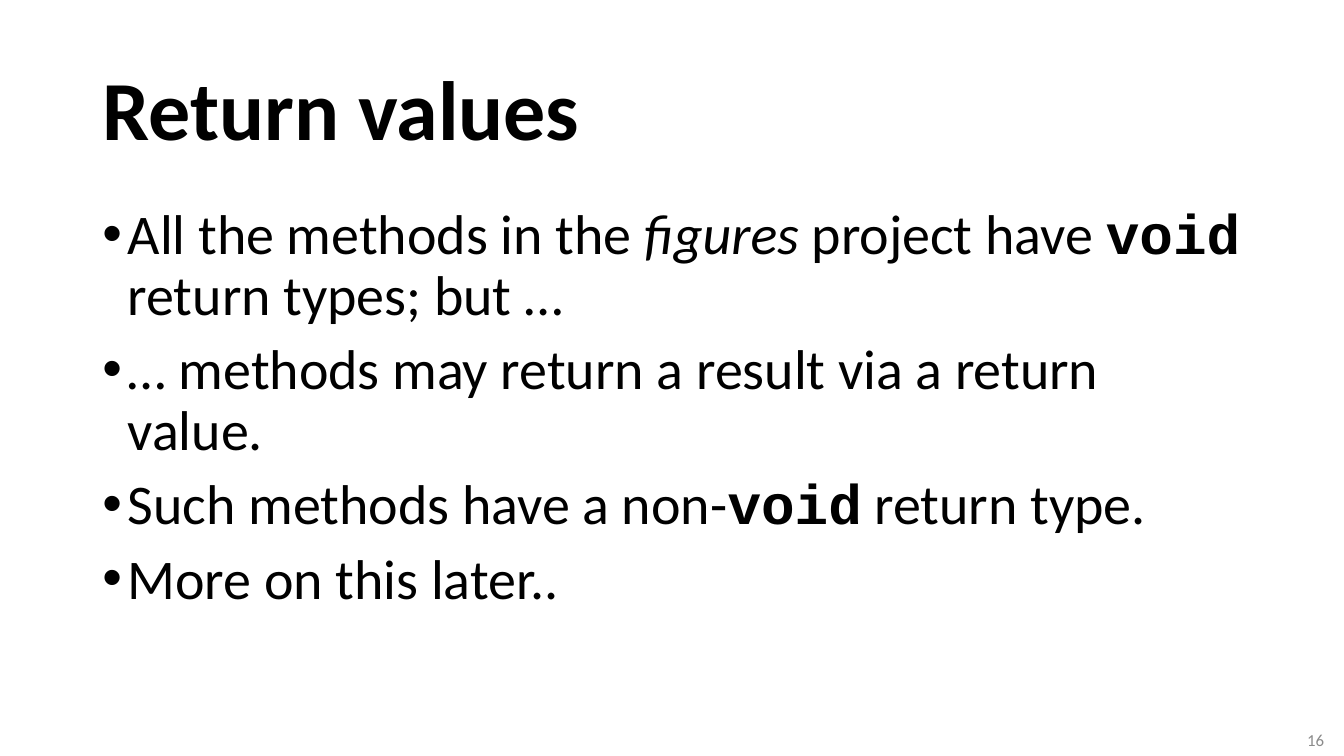
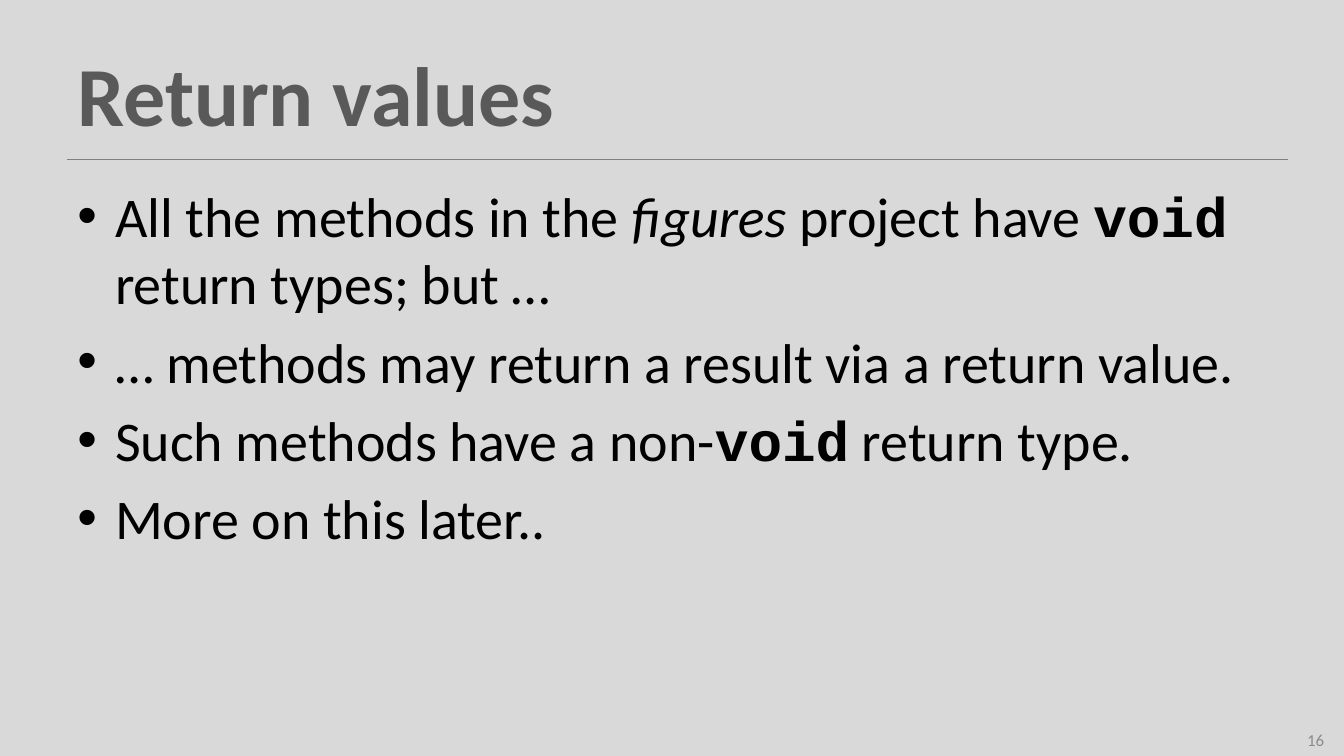
Before and after one commit to Programming-Fundamentals-SETU/prog-fund-1-sept-25, a slide deck: slide 16 of topic01-objects-and-classes/unit-1/talk-2-classes/classes.pptx. Drawn at 1344x756 pixels with LibreOffice and Linux fonts; fonts in the diff are those of the drawing. Boxes give left, top, right and bottom in pixels: in the first picture for what was removed or moved away, otherwise in the second. Text is boxed around its words. In the diff, an @@ line names an element or a change of style, - is before the commit and + after.

```diff
--- a/topic01-objects-and-classes/unit-1/talk-2-classes/classes.pptx
+++ b/topic01-objects-and-classes/unit-1/talk-2-classes/classes.pptx
@@ background #FFFFFF to #D9D9D9 @@
@@ title "Return values": place and size @@
-title "Return values" at bbox=[102, 81, 579, 141]
+title "Return values" at bbox=[77, 67, 554, 127]
@@ title "Return values" at bbox=[77, 67, 554, 127]: text colour #000000 to #595959; line spacing 0.9 to 1 @@
@@ text "All the methods in the ...": place and size @@
-text "All the methods in the ..." at bbox=[128, 214, 1240, 600]
+text "All the methods in the ..." at bbox=[115, 197, 1233, 540]
@@ text "All the methods in the ..." at bbox=[115, 197, 1233, 540]: indent changed; line spacing 0.9 to 1; less space between paragraphs @@
@@ line added from (68, 159) to (1289, 159), #808080 1 pt @@
```
Also in this commit, not shown: 19 other slides changed, 13 other files.
